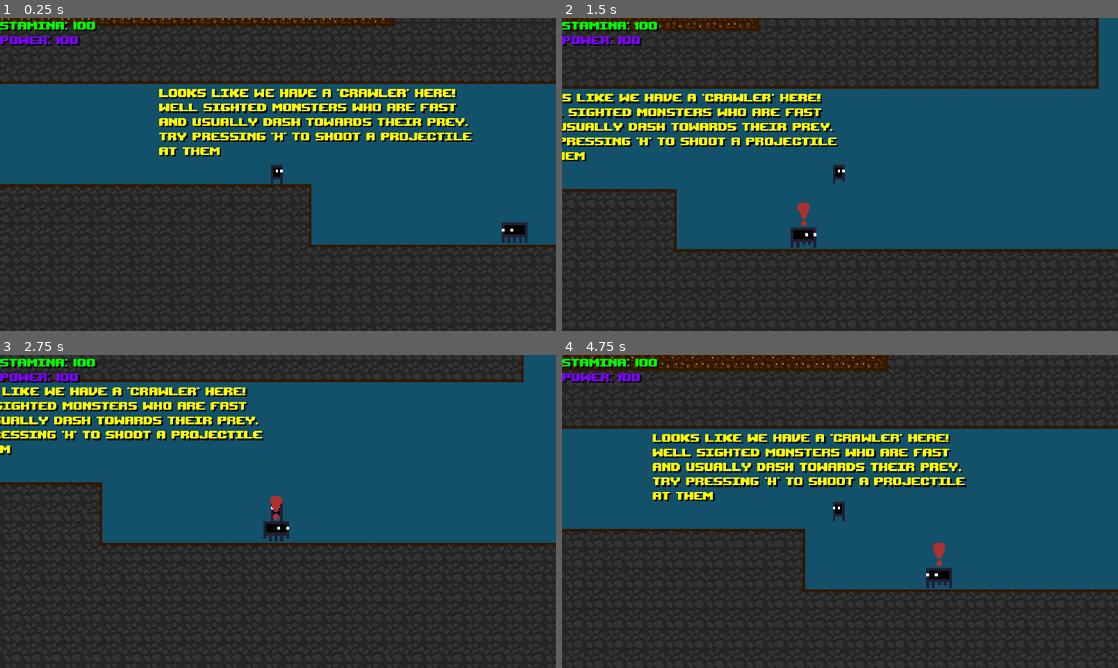
Above: before the commit, frames 1-4 (two rows, left to right).
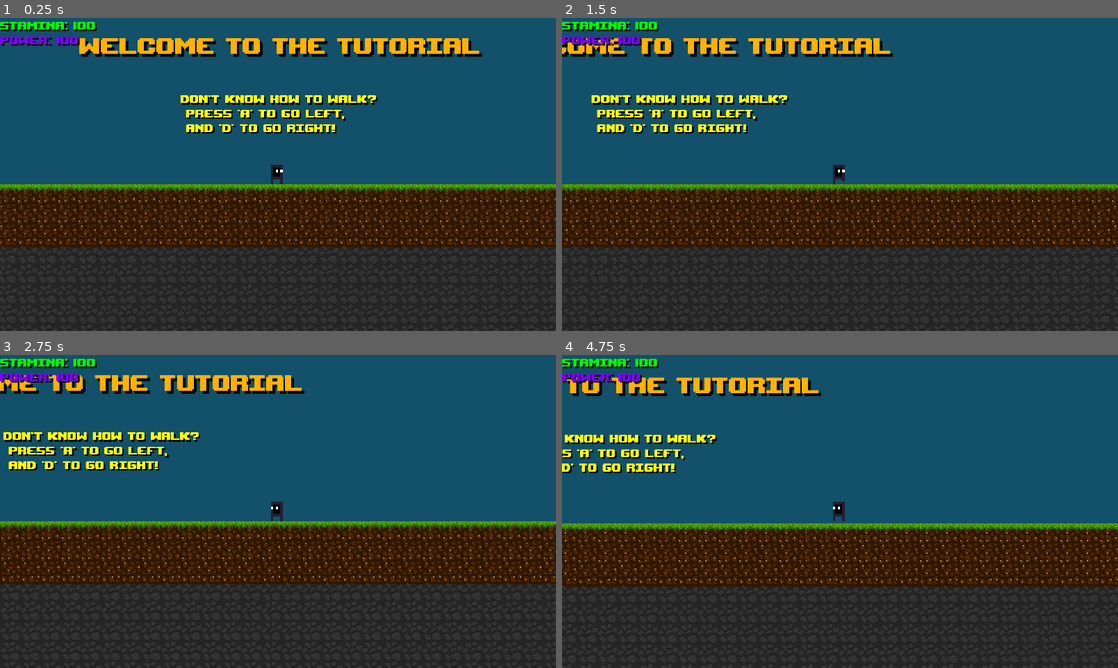
Above: after the commit, the same moments.

Repository: NicolasLFerreira/Cytoplasmic-Warrior
Game: Godot game, scene res://maps/TutorialMap.tscn
Same seed, same stepped clock (60 frames per second), same inputs: the game is played once before the commit and once after it.
Inputs:
- Up to frame 1 (0.25 s): no input
- Up to frame 2 (1.5 s): tap A (walk_left) at 0.5, 1.25 s; hold D (walk_right) from 0.53 s (still down); tap G (G) at 0.6 s; tap K (air_jump) at 0.77 s; tap J (dash) at 0.8, 1.35 s
- Up to frame 3 (2.75 s): tap K (air_jump) at 1.52 s; tap Space (jump) at 1.55, 2.1 s; tap A (walk_left) at 2 s; release D (walk_right) at 2.03 s; hold A (walk_left) from 2.03 s (still down); tap G (G) at 2.3 s
- Up to frame 4 (4.75 s): release A (walk_left) at 2.78 s; hold D (walk_right) 2.78-4.28 s; tap G (G) at 2.85, 4.55 s; tap K (air_jump) at 3.02, 3.77, 4.52 s; tap J (dash) at 3.05, 4.35 s; tap A (walk_left) at 3.5, 4.25 s; tap L (convert) at 3.6 s; tap Space (jump) at 3.8 s; hold A (walk_left) from 4.28 s (still down)

The runs differ from the first frame. In frame 1, 47% of the frame differs, in the area x 0-100%, y 0-74%; in frame 2, 47%; in frame 3, 36%; in frame 4, 50%, in the area x 0-100%, y 0-76%.

Commit message:
Rewrote tutorial

Diff:
--- a/maps/TutorialMap.tscn
+++ b/maps/TutorialMap.tscn
@@ -38,45 +38,43 @@
 margin_bottom = 169.0
 text = "going too slow?
 press 'shift' to run faster!
-Just be aware that is costs stamina,
-and it can also get you a litte \"tired\""
+(at the cost of stamina)"
 
 [node name="Jump" parent="Tutorial" index="3" instance=ExtResource( 3 )]
-margin_left = 1622.34
-margin_top = -139.219
-margin_right = 2822.34
-margin_bottom = 7.78116
-text = "well well... first obstacle!
-try pressing 'space' to jump"
+margin_left = 1427.62
+margin_top = -128.244
+margin_right = 2627.62
+margin_bottom = 18.7564
+text = "well well, first obstacle!
+press 'space' to jump!"
 
 [node name="Sneak" parent="Tutorial" index="4" instance=ExtResource( 3 )]
-margin_left = 2809.17
-margin_top = -66.9404
-margin_right = 3893.17
-margin_bottom = 155.06
+margin_left = 2796.13
+margin_top = -86.3194
+margin_right = 3880.13
+margin_bottom = 210.681
 text = "going too fast?
 press 'ctrl' to
 slow down!"
 
 [node name="Dash" parent="Tutorial" index="5" instance=ExtResource( 3 )]
-margin_left = 2323.43
-margin_top = -312.37
-margin_right = 3399.43
-margin_bottom = 59.6302
-text = "if running isn't enough,
-press 'j' to dash forward,
-at the cost of 30 power.
-Walking while doing so
-will reduce the dash"
+margin_left = 2317.66
+margin_top = -298.056
+margin_right = 3545.66
+margin_bottom = -76.0558
+text = "if running isn't fast enough,
+press 'j' to dash forward, at
+the cost of 30 power!"
 
 [node name="AirJump" parent="Tutorial" index="6" instance=ExtResource( 3 )]
-margin_left = 3509.14
+margin_left = 3505.51
 margin_top = -442.544
-margin_right = 4569.14
-margin_bottom = -220.544
-text = "if jumping isn't enough,
+margin_right = 4565.51
+margin_bottom = -145.544
+text = "jump is way too low?
 press 'k' while in midair
-for an extra jump."
+for an extra jump at the
+cost of 40 power!"
 
 [node name="Dodge" parent="Tutorial" index="7" instance=ExtResource( 3 )]
 margin_left = 4052.01
@@ -85,7 +83,7 @@
 margin_bottom = -333.216
 text = "be aware of the stalagmite, they are spiky!
 if you find yourself falling on them, press
-'n' to avoid dying for 70 power!"
+'n' to avoid dying at the cost of 60 power!"
 
 [node name="Crawler" parent="Tutorial" index="8" instance=ExtResource( 3 )]
 margin_left = 5375.0
@@ -104,8 +102,5 @@
 [node name="DeadlyObjectsTileSet" parent="." index="2"]
 tile_data = PoolIntArray( -1507088, 0, 0, -1507087, 0, 0, -1507086, 0, 0, -1507082, 0, 0, -1507081, 0, 0, -1113899, 0,  …(335 unchanged characters)…
 
-[node name="PlayerBodyPhysics" parent="." index="3"]
-position = Vector2( 5497.86, -473.153 )
-
 [node name="CrawlerPhysicsBody" parent="." index="4" instance=ExtResource( 4 )]
-position = Vector2( 5743, -422.467 )
+position = Vector2( 5740.88, -411.138 )
--- a/textures/GroundTileSet.tscn
+++ b/textures/GroundTileSet.tscn
@@ -139,14 +139,20 @@
 points = PoolVector2Array( 0, 0, 16, 0, 16, 16, 0, 16 )
 
 [sub_resource type="ConvexPolygonShape2D" id=46]
-points = PoolVector2Array( 0, 14.9886, 10.1856, 0, 16, 0, 16, 16, 0, 16 )
+points = PoolVector2Array( 0, 0, 16, 0, 16, 16, 0, 16 )
 
 [sub_resource type="ConvexPolygonShape2D" id=47]
-points = PoolVector2Array( 8.04209, 0, 16, 14.7939, 16, 16, 0, 16, 0, 0 )
-
-[sub_resource type="GDScript" id=48]
-
-[sub_resource type="TileSet" id=49]
+points = PoolVector2Array( 0, 0, 16, 0, 16, 16, 0, 16 )
+
+[sub_resource type="ConvexPolygonShape2D" id=48]
+points = PoolVector2Array( 0, 0, 16, 0, 16, 16, 0, 16 )
+
+[sub_resource type="ConvexPolygonShape2D" id=49]
+points = PoolVector2Array( 0, 0, 16, 0, 16, 16, 0, 16 )
+
+[sub_resource type="GDScript" id=50]
+
+[sub_resource type="TileSet" id=51]
 0/name = "grass_dirt_normal.png 0"
 0/texture = ExtResource( 1 )
 0/tex_offset = Vector2( 0, 0 )
@@ -739,20 +745,20 @@
 "autotile_coord": Vector2( 0, 0 ),
 "one_way": false,
 "one_way_margin": 1.0,
-"shape": SubResource( 46 ),
+"shape": SubResource( 48 ),
 "shape_transform": Transform2D( 1, 0, 0, 1, 0, 0 )
 }, {
 "autotile_coord": Vector2( 2, 0 ),
 "one_way": false,
 "one_way_margin": 1.0,
-"shape": SubResource( 47 ),
+"shape": SubResource( 49 ),
 "shape_transform": Transform2D( 1, 0, 0, 1, 0, 0 )
 } ]
 1/z_index = 0
-script = SubResource( 48 )
-
-[node name="GrassDirtNormal" type="TileMap"]
+script = SubResource( 50 )
+
+[node name="GroundTileSet" type="TileMap"]
 scale = Vector2( 1.3, 1.3 )
-tile_set = SubResource( 49 )
+tile_set = SubResource( 51 )
 cell_size = Vector2( 16, 16 )
 format = 1
Not shown: 1 places in textures/GroundTileSet.tscn that only renumber resources
